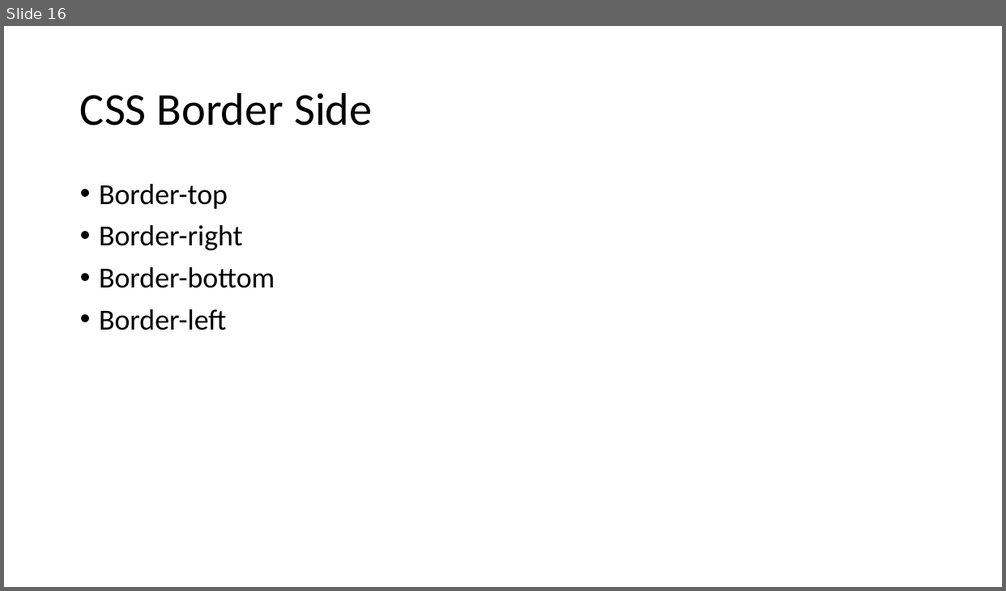
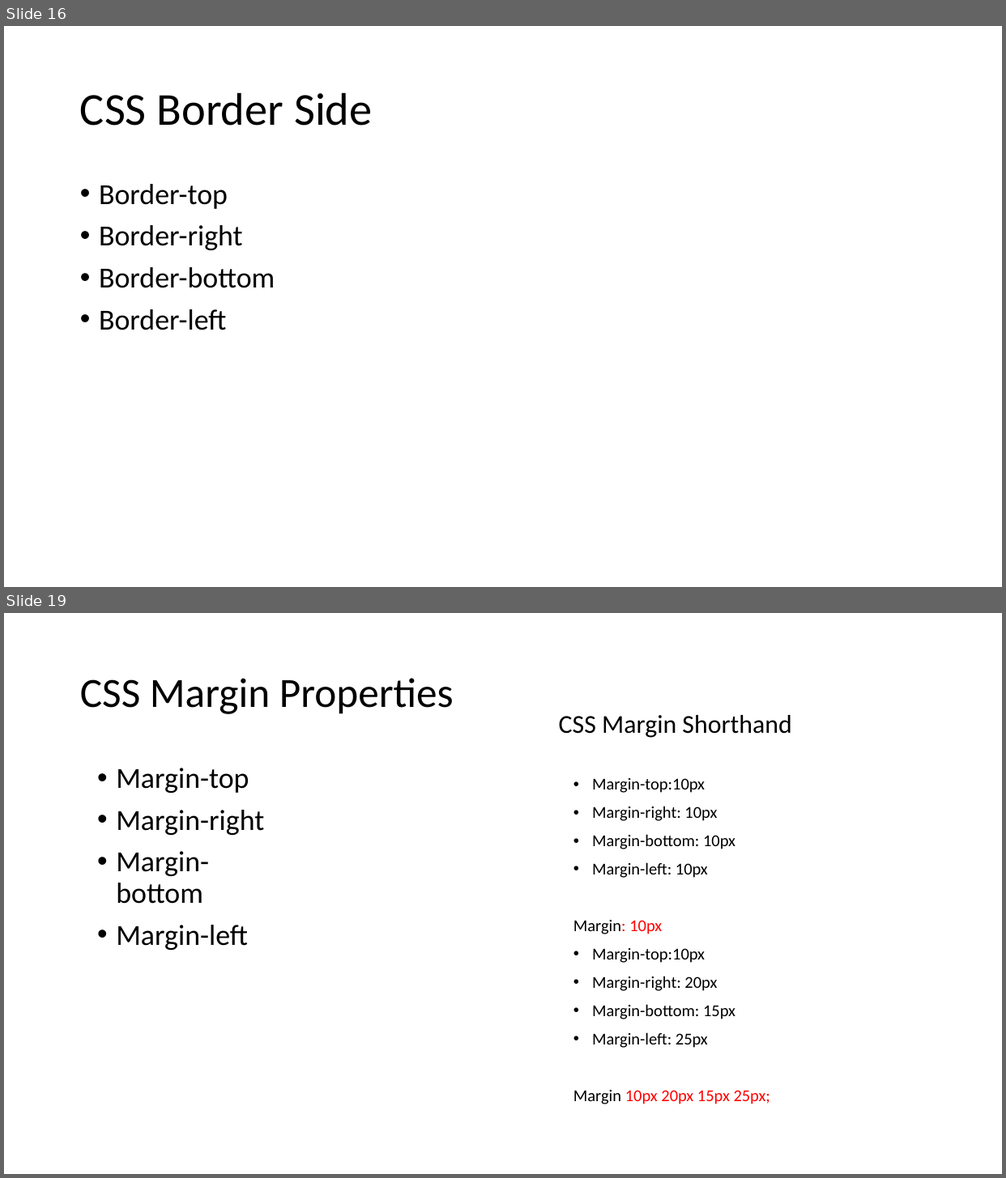
Before and after one commit to PiyushChaturvedii/Batch05, a slide deck: CSS3.pptx. Shown one above the other, each under a label of ours: slide 16 before the commit, slides 16 and 19 after it; the slides between them are not shown. The pictures are 1006x591 and 1006x1178 pixels, drawn with LibreOffice and Linux fonts; fonts in the diff are those of the drawing. Boxes give left, top, right and bottom in pixels: in the first picture for what was removed or moved away, otherwise in the second. Text is boxed around its words. In the diff, an @@ line names an element or a change of style, - is before the commit and + after.

```diff
--- a/CSS3.pptx
+++ b/CSS3.pptx
@@ slide 19 added at (4,613,1002,1174), background #FFFFFF @@
@@ text added at (80,678,454,714), 40 pt, text #000000 @@
+CSS Margin Properties
@@ text added at (559,715,791,738), 24.8 pt, text #000000 @@
+CSS Margin Shorthand
@@ text added at (116,768,264,950), 28 pt, text #000000 @@
+• Margin-top
+• Margin-right
+• Margin-bottom
+• Margin-left
@@ text added at (573,778,770,1105), 16 pt, text #000000 @@
+• Margin-top:10px
+• Margin-right: 10px
+• Margin-bottom: 10px
+• Margin-left: 10px
+Margin: 10px
+• Margin-top:10px
+• Margin-right: 20px
+• Margin-bottom: 15px
+• Margin-left: 25px
+Margin 10px 20px 15px 25px;
```
Also in this commit, not shown: 3 other slides added, 1 slide removed, 5 other files.
